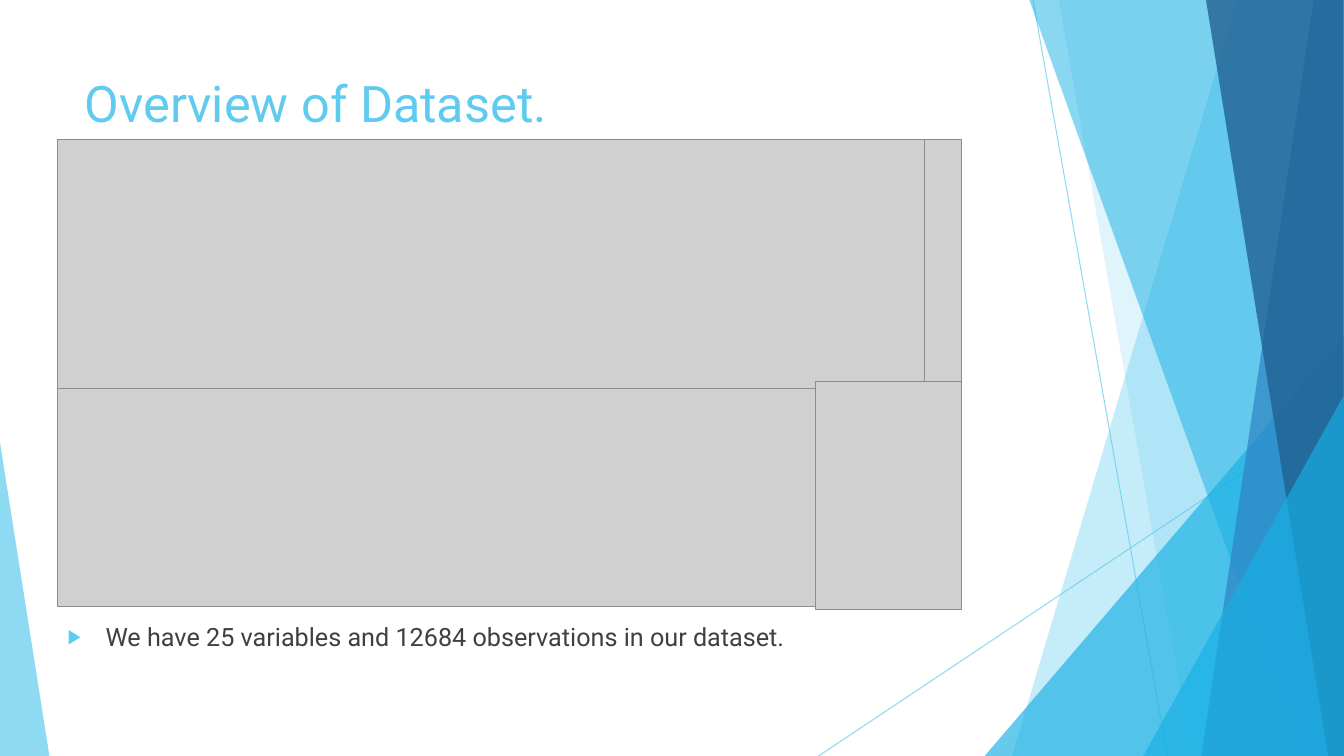
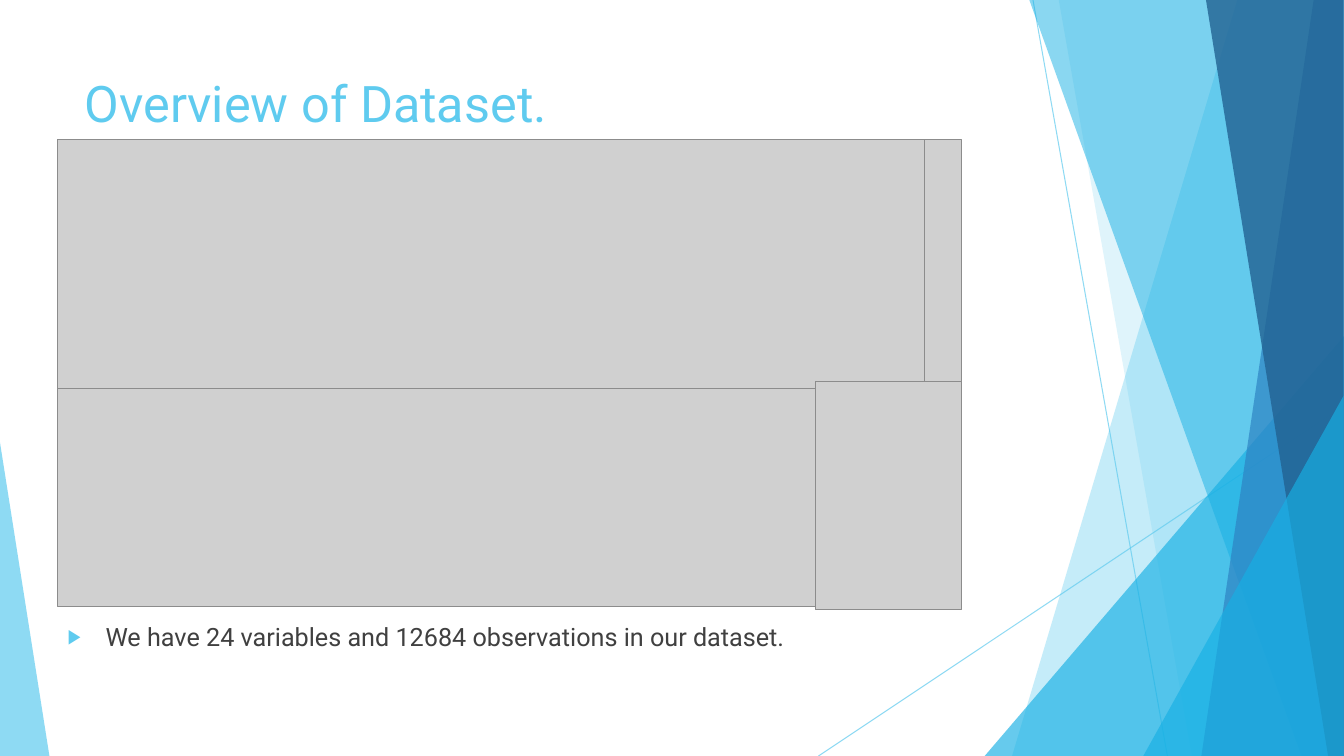
Before and after one commit to meghrajkonduskar/In-Drive-Coupon-Recommendation-Project, a slide deck: slide 3 of In Drive Coupon Recommendation.pptx. Drawn at 1344x756 pixels with LibreOffice and Linux fonts; fonts in the diff are those of the drawing; grey boxes stand for pictures. Boxes give left, top, right and bottom in pixels: in the first picture for what was removed or moved away, otherwise in the second. Text is boxed around its words. In the diff, an @@ line names an element or a change of style, - is before the commit and + after.

```diff
--- a/In Drive Coupon Recommendation.pptx
+++ b/In Drive Coupon Recommendation.pptx
@@ text at [106,627,784,647]: text changed @@
-▶ We have 25 variables and 12684 observations in our dataset.
+▶ We have 24 variables and 12684 observations in our dataset.
```
Also in this commit, not shown: 5 other slides changed, 20 slides added, 1 slide removed, 28 other files.
